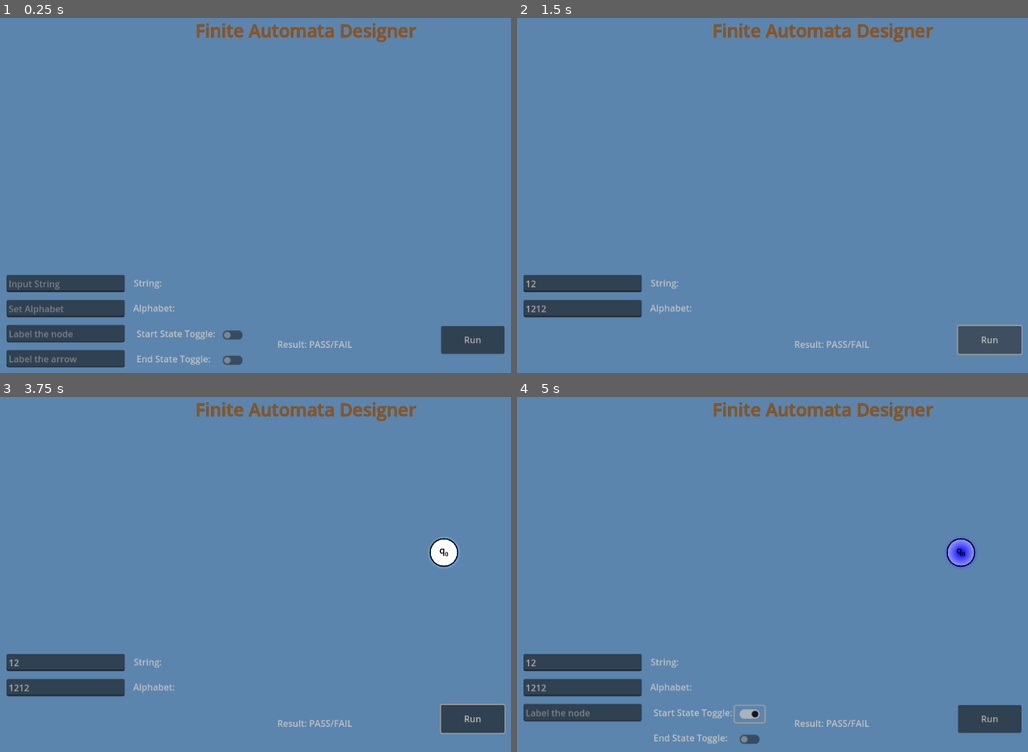
Above: before the commit, frames 1-4 (two rows, left to right).
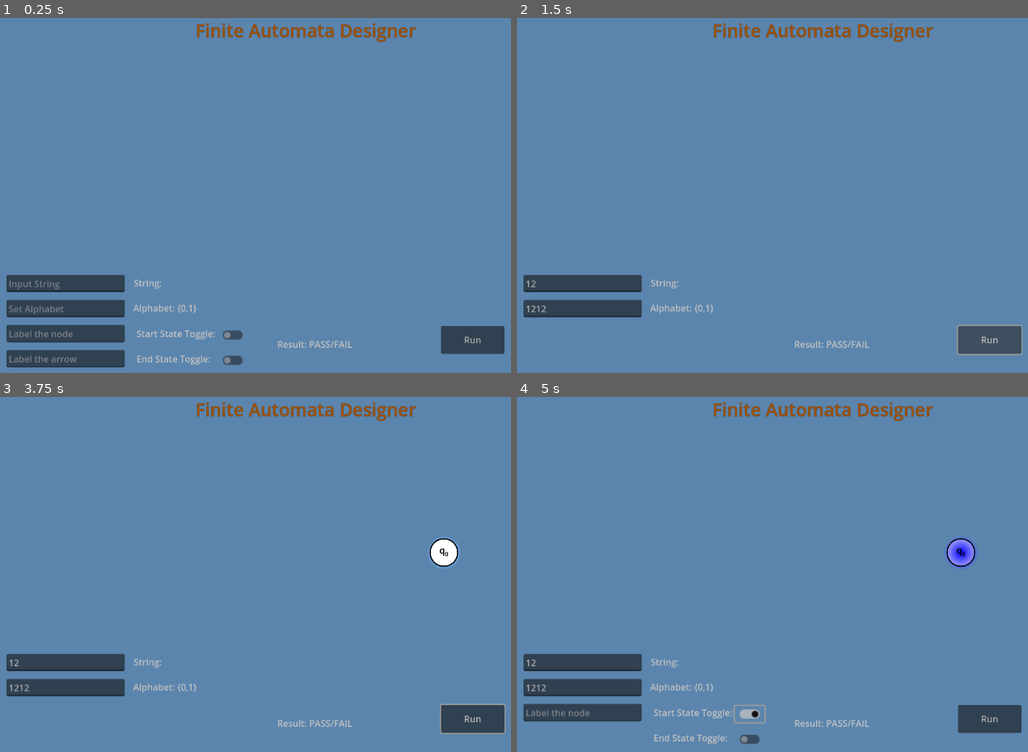
Above: after the commit, the same moments.

Repository: ParthP22/FiniteAutomataDesigner
Game: Godot game, scene res://main.tscn
The game is run twice, just before and just after one commit, with the same random seed, the same clock (stepped at 60 frames per second) and the same inputs. The engine's default icon, where the game draws it, is replaced by a stand-in: a white triangle on a blue panel in a dark square.
Inputs (mouse positions are in pixels of both pictures, inside the frame that each line leads up to):
- Up to frame 1 (0.25 s): no input
- Up to frame 2 (1.5 s): click (583, 284) at 0.52 s; type "12" at 0.6 s; click (583, 309) at 0.75 s; type "12" at 0.83 s; click (583, 333) at 0.98 s; type "12" at 1.07 s; click "Run" at 1.25 s
- Up to frame 3 (3.75 s): click "Run" at 2 s; click "Run" at 2.75 s; tap Enter at 3.5 s; move the mouse to (444, 553) at 3.52 s; hold Delete (delete_keyboard) from 3.53 s (still down); click (444, 553) at 3.67 s
- Up to frame 4 (5 s): release Delete (delete_keyboard) at 4.25 s; click (752, 712) at 4.25 s

The runs differ from the first frame. In frame 1, less than 0.1% of the frame differs, in the area x 34-39%, y 80-84%; in frame 2, less than 0.1%; in frame 3, less than 0.1%; in frame 4, less than 0.1%.

Commit message:
The default alphabet of {0,1} is now displayed on the alphabet label upon running the program

Diff:
--- a/finite-automata-designer/main.tscn
+++ b/finite-automata-designer/main.tscn
@@ -134,7 +134,7 @@
 offset_bottom = 13.0
 grow_horizontal = 2
 grow_vertical = 2
-text = "Alphabet: "
+text = "Alphabet: {0,1}"
 vertical_alignment = 1
 
 [node name="CollisionShape2D" type="CollisionShape2D" parent="Control/AlphabetRigidBody"]
